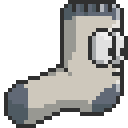
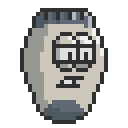
Comparing the layer stacks of the two 128px x 128px images. Changes:
hid group "inAir" (7 layers) over [4, 0, 128, 128]
added group "Attack" with 9 layers in group "Mesa de trabajo 1" over [4, 0, 128, 128]
added layer "Capa 4 copia 7" in group "Attack" over [20, 8, 108, 124]
showed "Capa 10" over [4, 0, 128, 128]
